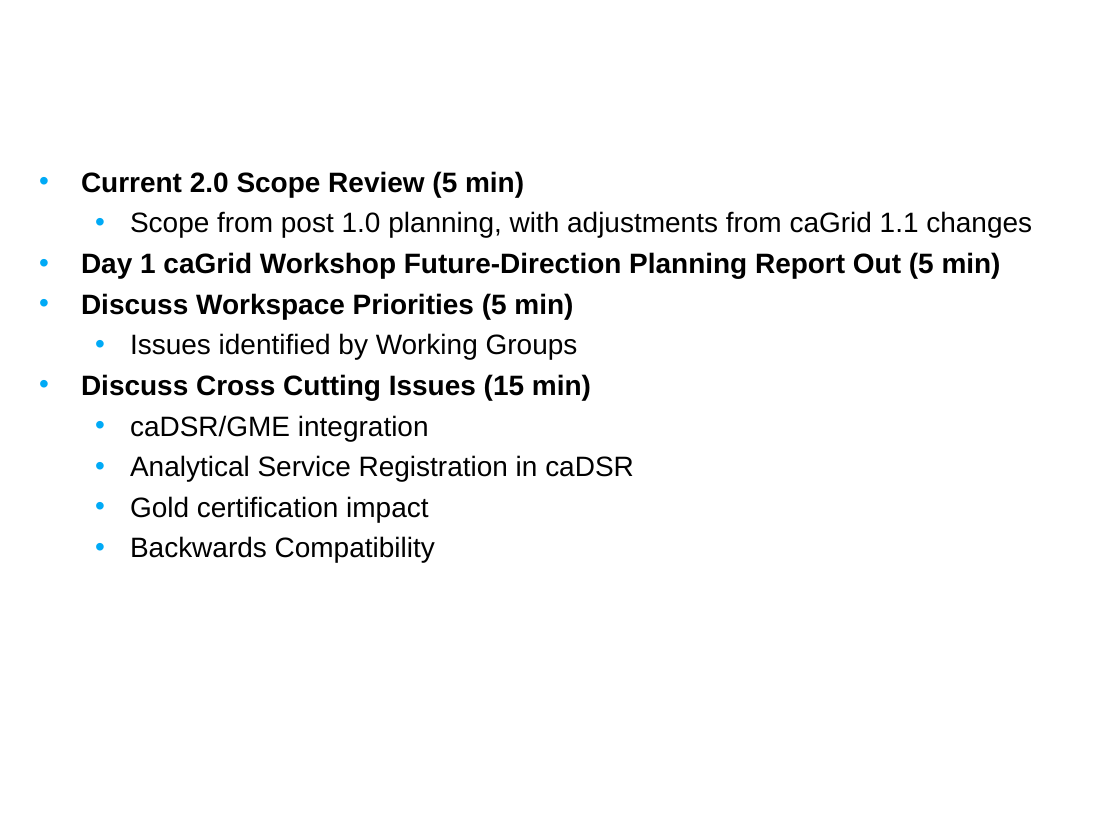
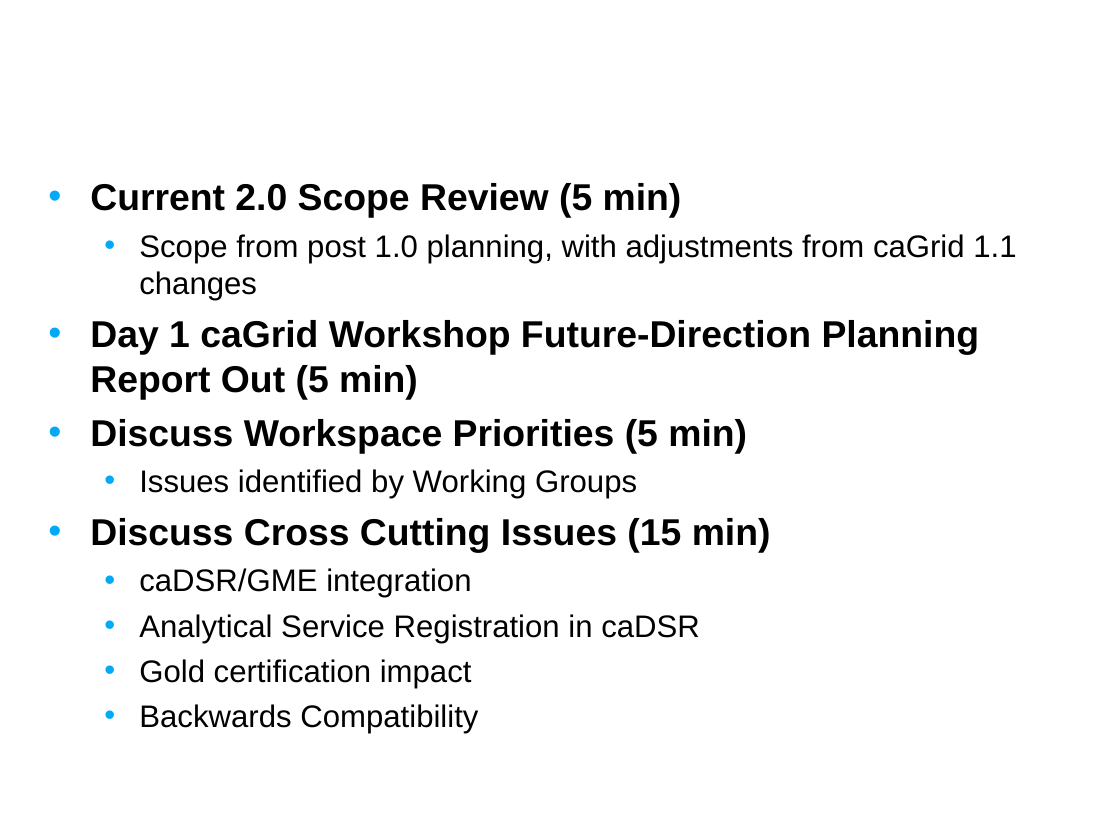
Before and after one commit to NCIP/cagrid-docs, a slide deck: slide 2 of presentations/200708_VCDE_ARCH/20070807_Day2_caGrid-2.0_Plans.ppt. Drawn at 1120x840 pixels with LibreOffice and Linux fonts; fonts in the diff are those of the drawing; background and template pictures are left out. Boxes give left, top, right and bottom in pixels: in the first picture for what was removed or moved away, otherwise in the second. Text is boxed around its words. In the diff, an @@ line names an element or a change of style, - is before the commit and + after.

```diff
--- a/presentations/200708_VCDE_ARCH/20070807_Day2_caGrid-2.0_Plans.ppt
+++ b/presentations/200708_VCDE_ARCH/20070807_Day2_caGrid-2.0_Plans.ppt
@@ text "Current 2.0 Scope Review (5 ...": place and size @@
-text "Current 2.0 Scope Review (5 ..." at (81, 171, 1032, 563)
+text "Current 2.0 Scope Review (5 ..." at (90, 183, 1016, 733)
@@ text "Current 2.0 Scope Review (5 ..." at (90, 183, 1016, 733): size 18 to 24 pt in "Current 2.0 Scope Review (5 min)", "Day 1 caGrid Workshop Future-Direction Planning Report ...", "Discuss Workspace Priorities (5 min)", "Discuss Cross Cutting Issues (15 min)"; size 18 to 20 pt in "Scope from post 1.0 planning, with adjustments ...", "Issues identified by Working Groups", "caDSR/GME integration", "Analytical Service Registration in caDSR" and 2 more places; more space between paragraphs @@
```
Also in this commit, not shown: 9 slides added, 8 slides removed.
